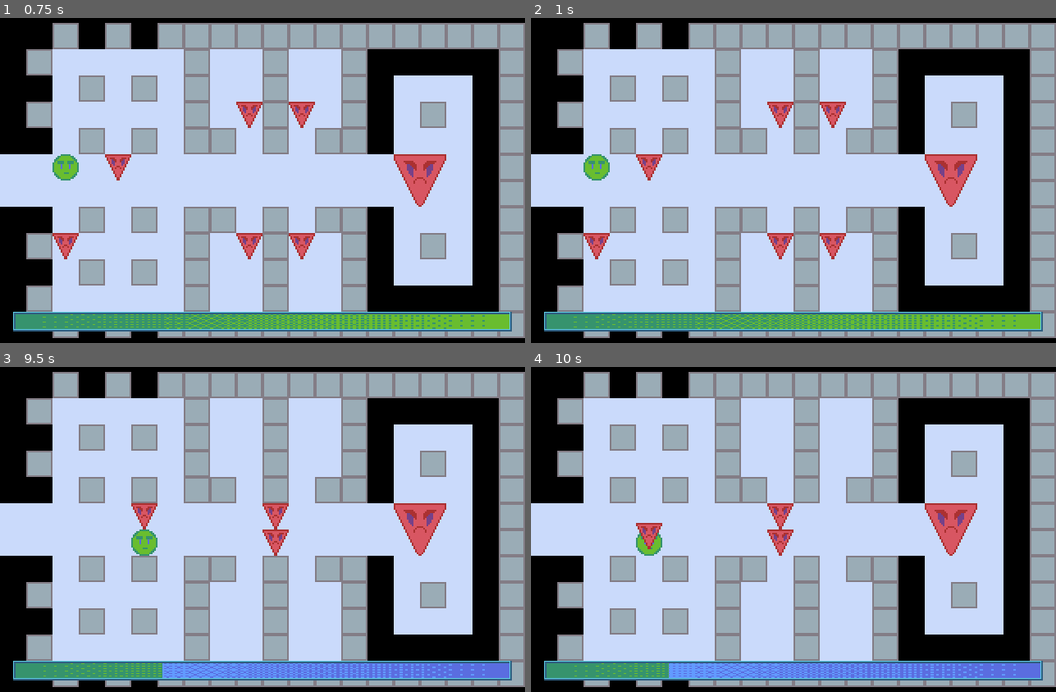
Above: before the commit, frames 1-4 (two rows, left to right).
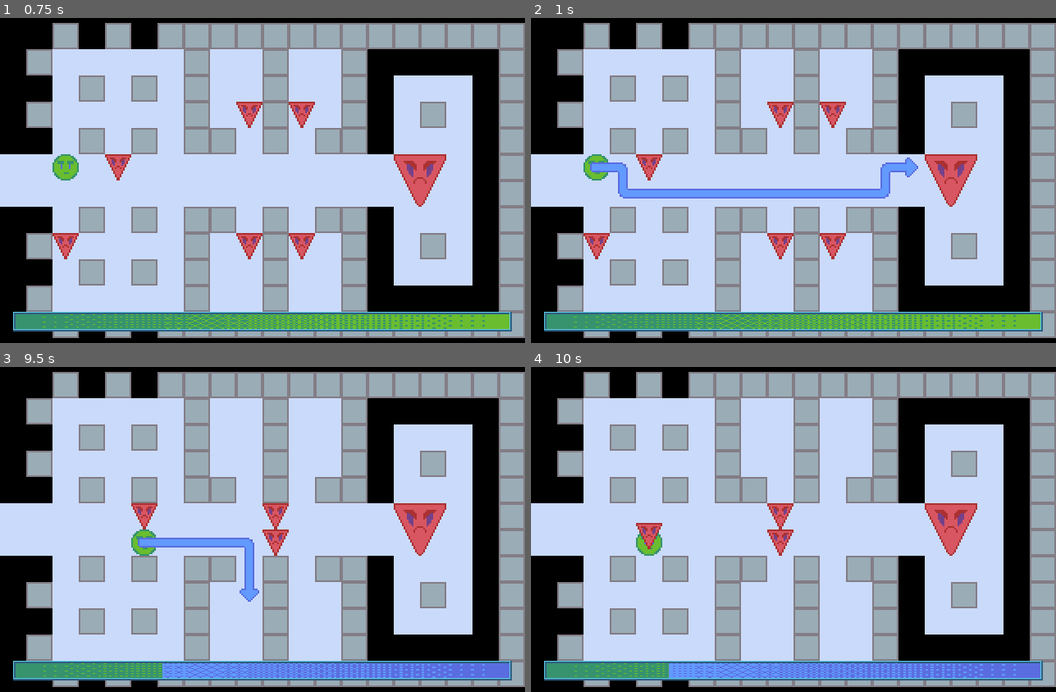
Above: after the commit, the same moments.

Repository: AaronWizard/ShapeFight
Game: Godot game, scene res://Game.tscn
Two runs of this game, one before a commit and one after it. Both use one fixed random seed, a clock stepped at 60 frames per second and the inputs below.
Inputs (mouse positions are in pixels of both pictures, inside the frame that each line leads up to):
- Up to frame 1 (0.75 s): tap Enter at 0.5 s; move the mouse to (378, 164) at 0.52 s; hold Right (move_east) from 0.53 s (still down); tap Space (wait) at 0.6 s; click (378, 164) at 0.67 s
- Up to frame 2 (1 s): keep holding Right (move_east)
- Up to frame 3 (9.5 s): tap Space (wait) at 1.25, 1.35, 2.1, 2.75, 2.85, 3.6, 4.35, 5.1, 5.75, 5.85, 6.6, 7.35, 8.1, 8.85 s; move the mouse to (157, 545) at 1.27 s; release Right (move_east) at 1.28 s; hold Down (move_south) 1.28-2.03 s; tap Enter at 2, 4.25 s; move the mouse to (315, 458) at 2.02 s; hold Right (move_east) 2.03-2.78 s; move the mouse to (236, 594) at 2.77 s; hold Up (move_north) 2.78-3.53 s; click (236, 594) at 2.92 s; move the mouse to (420, 578) at 3.52 s; hold Left (move_west) 3.53-5.03 s; move the mouse to (105, 480) at 4.27 s; move the mouse to (288, 529) at 5.02 s; hold Down (move_south) 5.03-5.78 s; click (288, 529) at 5.17 s; move the mouse to (183, 448) at 5.77 s; hold Right (move_east) 5.78-6.53 s; move the mouse to (378, 513) at 6.52 s; hold Up (move_north) 6.53-7.28 s; move the mouse to (157, 545) at 7.27 s; hold Right (move_east) 7.28-8.03 s; click (157, 545) at 7.42 s; move the mouse to (315, 458) at 8.02 s; hold Down (move_south) 8.03-8.78 s; move the mouse to (236, 594) at 8.77 s; hold Left (move_west) from 8.78 s (still down)
- Up to frame 4 (10 s): move the mouse to (951, 578) at 9.52 s; release Left (move_west) at 9.53 s; hold Up (move_north) from 9.53 s (still down); tap Space (wait) at 9.6 s; click (951, 578) at 9.67 s

Frame 1 is identical in both runs. In frame 2, 2.2% of the frame differs, in the area x 11-74%, y 42-56%; in frame 3, 1.0%; in frame 4, nothing differs.

Commit message:
Force path draw between player turns

Diff:
--- a/Maps/PathOverlay.gd
+++ b/Maps/PathOverlay.gd
@@ -26,6 +26,8 @@
 
 		var mouse := get_viewport().get_mouse_position()
 		var cell := world_to_map(mouse)
+
+		_current_cell = cell * -1 # Force path draw
 		_start_draw_path(cell)
 	else:
 		_pathfinder.clear()
